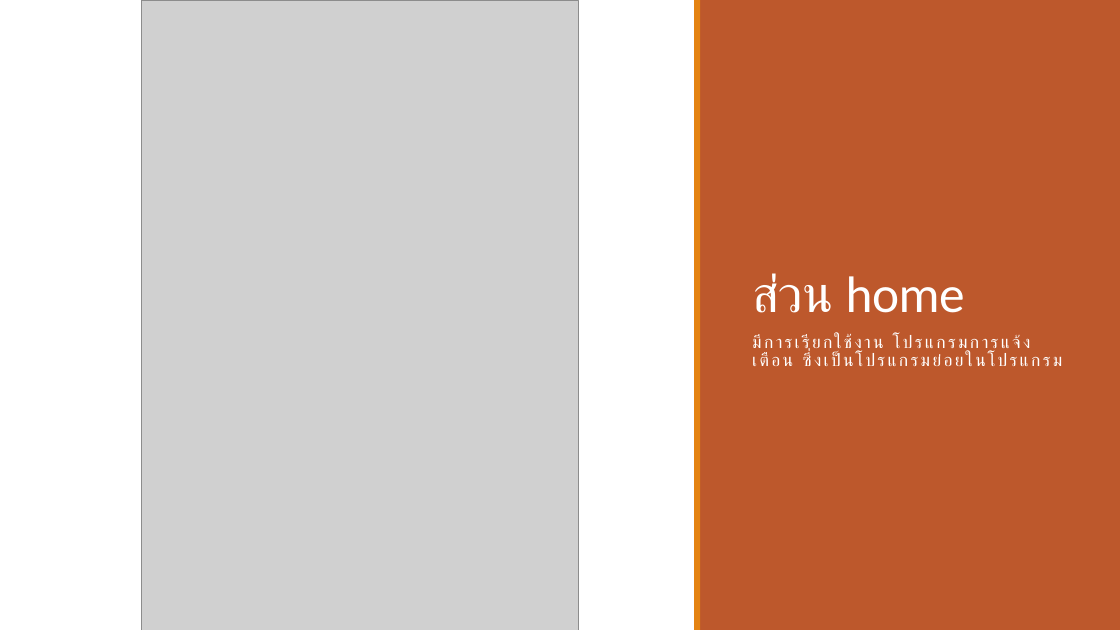
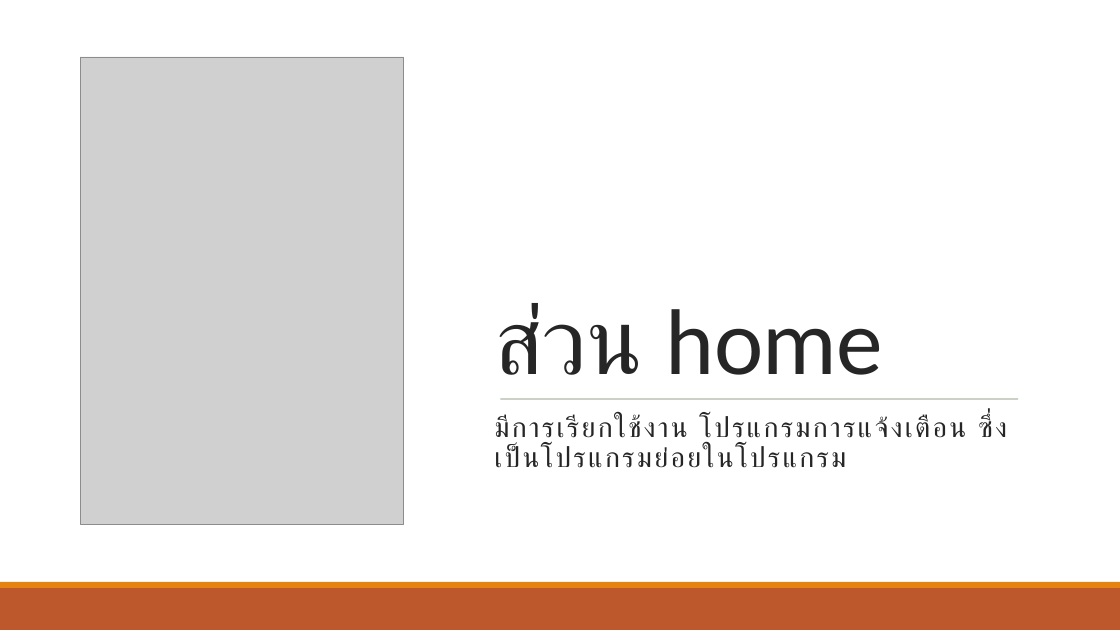
Before and after one commit to wannaphong/timenone, a slide deck: slide 6 of งานนำเสนอ.pptx. Drawn at 1120x630 pixels with LibreOffice and Linux fonts; fonts in the diff are those of the drawing; grey boxes stand for pictures. Boxes give left, top, right and bottom in pixels: in the first picture for what was removed or moved away, otherwise in the second. Text is boxed around its words. In the diff, an @@ line names an element or a change of style, - is before the commit and + after.

```diff
--- a/งานนำเสนอ.pptx
+++ b/งานนำเสนอ.pptx
@@ rectangle: place and size @@
-rectangle at (0, 0, 1120, 630)
+rectangle at (0, 0, 1120, 582)
@@ rectangle removed at (694, 0, 700, 630) @@
@@ rectangle removed at (700, 0, 1120, 630) @@
@@ picture: place and size @@
-picture at (141, 0, 578, 630)
+picture at (81, 57, 404, 524)
@@ title "ส่วน home": place and size @@
-title "ส่วน home" at (752, 273, 965, 313)
+title "ส่วน home" at (494, 303, 883, 399)
@@ title "ส่วน home" at (494, 303, 883, 399): size 44 to 80 pt, text colour #FFFFFF to #262626 @@
@@ text "มีการเรียกใช้งาน โปรแกรมการแจ้งเตือน ซึ่งเป็นโปรแกรมย่อยในโป ...": place and size @@
-text "มีการเรียกใช้งาน โปรแกรมการแจ้งเตือน ซึ่งเป็นโปรแกรมย่อยในโป ..." at (752, 334, 811, 366)
+text "มีการเรียกใช้งาน โปรแกรมการแจ้งเตือน ซึ่งเป็นโปรแกรมย่อยในโป ..." at (494, 416, 992, 468)
@@ text "มีการเรียกใช้งาน โปรแกรมการแจ้งเตือน ซึ่งเป็นโปรแกรมย่อยในโป ..." at (494, 416, 992, 468): size 15 to 24 pt, text colour #FFFFFF to #262626 @@
@@ line added from (501, 399) to (1018, 399), #637052 0.5 pt @@
```
Also in this commit, not shown: 5 other slides changed, 4 slides added.
